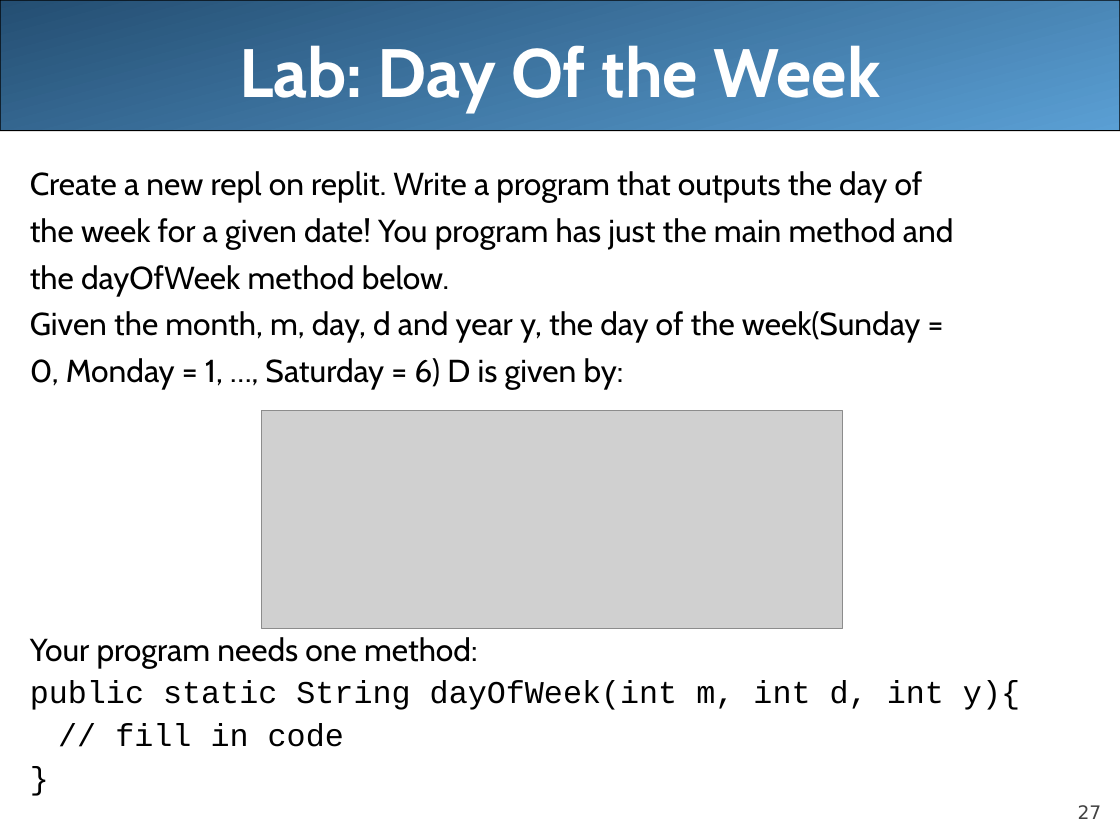
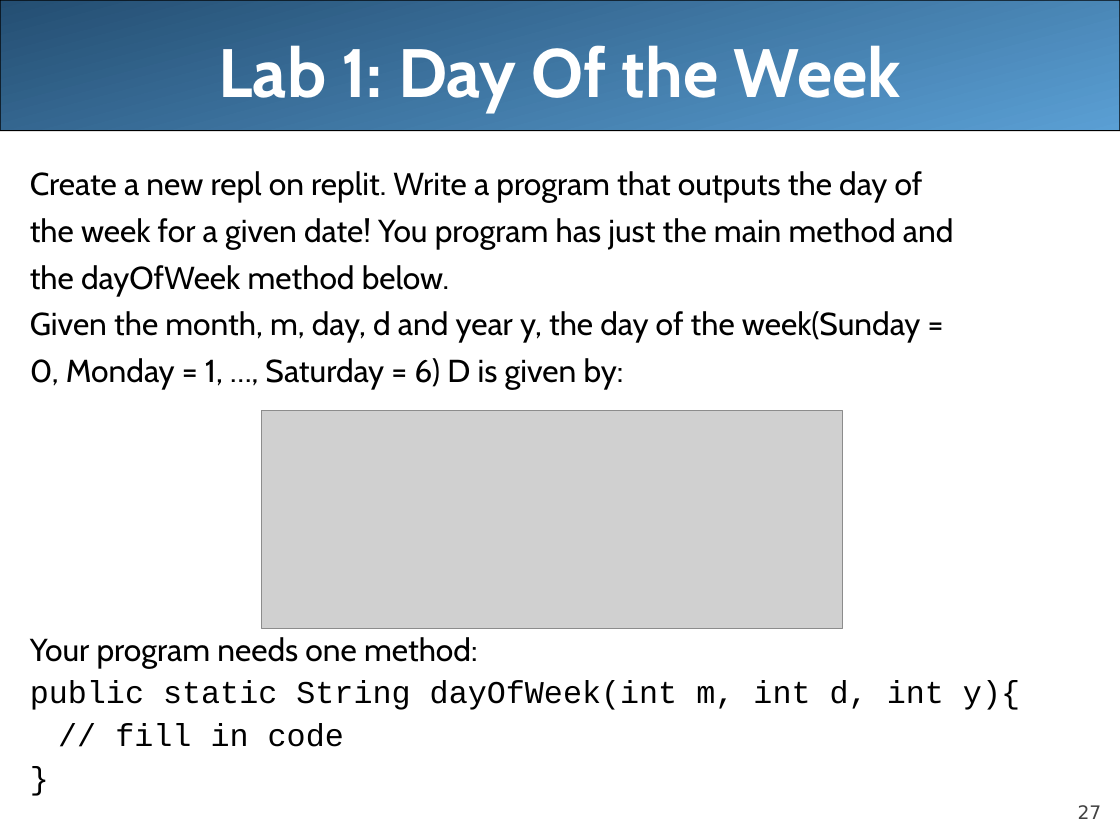
Before and after one commit to LongBaoNguyen/longbaonguyen.github.io, a slide deck: slide 27 of courses/apcsa/lecture8.ppt. Drawn at 1120x840 pixels with LibreOffice and Linux fonts; fonts in the diff are those of the drawing; grey boxes stand for pictures. Boxes give left, top, right and bottom in pixels: in the first picture for what was removed or moved away, otherwise in the second. Text is boxed around its words. In the diff, an @@ line names an element or a change of style, - is before the commit and + after.

```diff
--- a/courses/apcsa/lecture8.ppt
+++ b/courses/apcsa/lecture8.ppt
@@ title at [219, 45, 901, 112]: text changed @@
-Lab: Day Of the Week
+Lab 1: Day Of the Week
```
Also in this commit, not shown: 1 other slide changed, 1 slide added, 1 other file.
